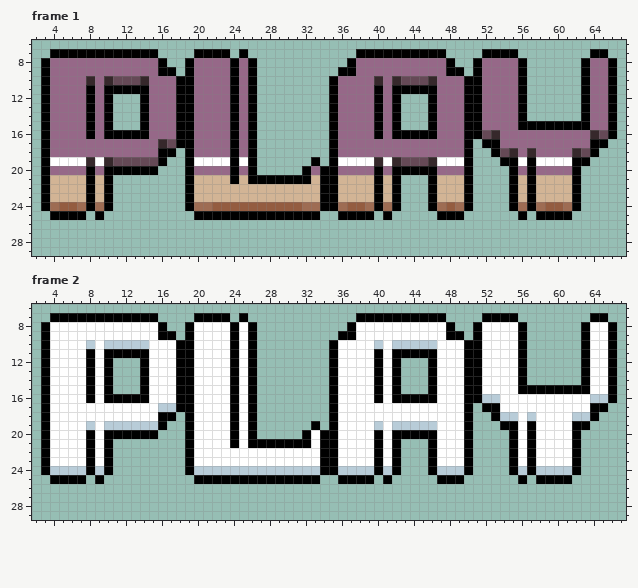
Two versions of one pixel-art file, Assets/Production/2_Levels/5_MainMenu/Art/play_button.aseprite. Above: the version before the commit.
72x32 pixels, 2 frames. Shown: frame 1: x 2..67, y 6..29; frame 2: x 2..67, y 6..29.
After the commit:
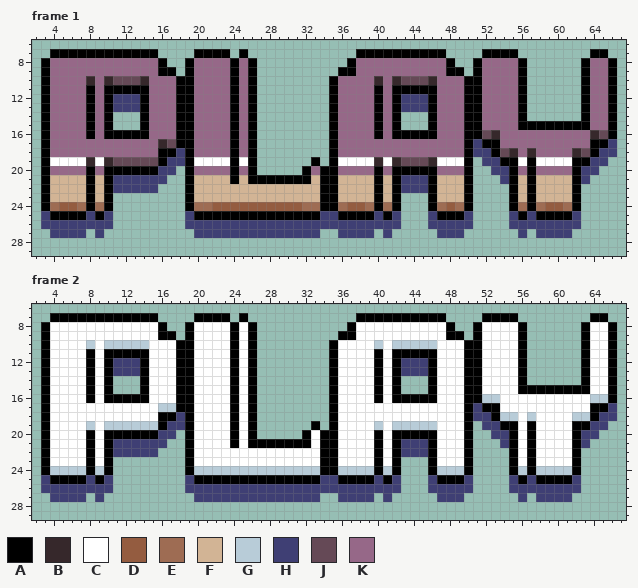
Palette (. is transparent): A #000000  B #36282b  C #ffffff  D #945c40  E #9e6c53  F #d2b495  G #b8ccd8  H #3f3f74  J #654956  K #966888
What changed:
layer "Layer 2" added
--- frame 1, layer "Layer 2"
@@ x 9..47 @@
 11 KAAAAAKKKAAKKKKAKA........AKKKKAKAAAAAK
-12 KA...AKKKAAKKKKAKA........AKKKKAKA...AK
-13 KA...AKKKAAKKKKAKA........AKKKKAKA...AK
+12 KAHHHAKKKAAKKKKAKA........AKKKKAKAHHHAK
+13 KAHHHAKKKAAKKKKAKA........AKKKKAKAHHHAK
 14 KA...AKKKAAKKKKAKA........AKKKKAKA...AK
@@ x 2..67 @@
 16 .AKKKKAKAAAAAKKKAAKKKKAKA........AKKKKAKAAAAAKKKAAJBKKKKKKKKKKBJA.
-17 .AKKKKKKKKKKKKBJAAKKKKAKA........AKKKKKKKKKKKKKKA.AAKKKKKKKKKKAA..
-18 .AKKKKKKKKKKKKAA.AKKKKAKA........AKKKKKKKKKKKKKKA..AJBKBKKKKBJA...
-19 .ACCCCBCBJJJJJA..ACCCCACA......A.ACCCCBCBJJJBCCCA...AACACCCCAA....
-20 .AKKKKAKAAAAAA...AKKKKAKA.....AKAAKKKKAKAAAAAKKKA....AKAKKKKA.....
-21 .AFFFFAFA........AFFFFAFAAAAAAAFAAFFFFAFA...AFFFA....AFAFFFFA.....
-22 .AFFFFAFA........AFFFFFFFFFFFFFFAAFFFFAFA...AFFFA....AFAFFFFA.....
+17 .AKKKKKKKKKKKKBJAAKKKKAKA........AKKKKKKKKKKKKKKAHAAKKKKKKKKKKAAH.
+18 .AKKKKKKKKKKKKAAHAKKKKAKA........AKKKKKKKKKKKKKKAHHAJBKBKKKKBJAHH.
+19 .ACCCCBCBJJJJJAHHACCCCACA......A.ACCCCBCBJJJBCCCA.HHAACACCCCAAHH..
+20 .AKKKKAKAAAAAAHH.AKKKKAKA.....AKAAKKKKAKAAAAAKKKA..HHAKAKKKKAHH...
+21 .AFFFFAFAHHHHHH..AFFFFAFAAAAAAAFAAFFFFAFAHHHAFFFA...HAFAFFFFAH....
+22 .AFFFFAFAHHHHH...AFFFFFFFFFFFFFFAAFFFFAFAHHHAFFFA....AFAFFFFA.....
 23 .AFFFFAFA........AFFFFFFFFFFFFFFAAFFFFAFA...AFFFA....AFAFFFFA.....
 24 .AEDDEAEA........AEEDDDDDDDDDDEEAAEDDEAEA...AEDEA....AEAEDDEA.....
-25 ..AAAA.A..........AAAAAAAAAAAAAA..AAAA.A.....AAA......A.AAAA......
-26 ..................................................................
-27 ..................................................................
+25 .HAAAAHAH........HAAAAAAAAAAAAAAHHAAAAHAH...HAAAH....HAHAAAAH.....
+26 .HHHHHHHH........HHHHHHHHHHHHHHHHHHHHHHHH...HHHHH....HHHHHHHH.....
+27 ..HHHH.H..........HHHHHHHHHHHHHH..HHHH.H.....HHH......H.HHHH......
 28 ..................................................................
--- frame 2, layer "Layer 2"
@@ x 9..47 @@
 11 CAAAAACCCAACCCCACA........ACCCCACAAAAAC
-12 CA...ACCCAACCCCACA........ACCCCACA...AC
-13 CA...ACCCAACCCCACA........ACCCCACA...AC
+12 CAHHHACCCAACCCCACA........ACCCCACAHHHAC
+13 CAHHHACCCAACCCCACA........ACCCCACAHHHAC
 14 CA...ACCCAACCCCACA........ACCCCACA...AC
@@ x 2..67 @@
 16 .ACCCCACAAAAACCCAACCCCACA........ACCCCACAAAAACCCAAGGCCCCCCCCCCGGA.
-17 .ACCCCCCCCCCCCGGAACCCCACA........ACCCCCCCCCCCCCCA.AACCCCCCCCCCAA..
-18 .ACCCCCCCCCCCCAA.ACCCCACA........ACCCCCCCCCCCCCCA..AGGCGCCCCGGA...
-19 .ACCCCGCGGGGGGA..ACCCCACA......A.ACCCCGCGGGGGCCCA...AACACCCCAA....
-20 .ACCCCACAAAAAA...ACCCCACA.....ACAACCCCACAAAAACCCA....ACACCCCA.....
-21 .ACCCCACA........ACCCCACAAAAAAACAACCCCACA...ACCCA....ACACCCCA.....
-22 .ACCCCACA........ACCCCCCCCCCCCCCAACCCCACA...ACCCA....ACACCCCA.....
+17 .ACCCCCCCCCCCCGGAACCCCACA........ACCCCCCCCCCCCCCAHAACCCCCCCCCCAAH.
+18 .ACCCCCCCCCCCCAAHACCCCACA........ACCCCCCCCCCCCCCAHHAGGCGCCCCGGAHH.
+19 .ACCCCGCGGGGGGAHHACCCCACA......A.ACCCCGCGGGGGCCCA.HHAACACCCCAAHH..
+20 .ACCCCACAAAAAAHH.ACCCCACA.....ACAACCCCACAAAAACCCA..HHACACCCCAHH...
+21 .ACCCCACAHHHHHH..ACCCCACAAAAAAACAACCCCACAHHHACCCA...HACACCCCAH....
+22 .ACCCCACAHHHHH...ACCCCCCCCCCCCCCAACCCCACAHHHACCCA....ACACCCCA.....
 23 .ACCCCACA........ACCCCCCCCCCCCCCAACCCCACA...ACCCA....ACACCCCA.....
 24 .AGGGGAGA........AGGGGGGGGGGGGGGAAGGGGAGA...AGGGA....AGAGGGGA.....
-25 ..AAAA.A..........AAAAAAAAAAAAAA..AAAA.A.....AAA......A.AAAA......
-26 ..................................................................
-27 ..................................................................
+25 .HAAAAHAH........HAAAAAAAAAAAAAAHHAAAAHAH...HAAAH....HAHAAAAH.....
+26 .HHHHHHHH........HHHHHHHHHHHHHHHHHHHHHHHH...HHHHH....HHHHHHHH.....
+27 ..HHHH.H..........HHHHHHHHHHHHHH..HHHH.H.....HHH......H.HHHH......
 28 ..................................................................
